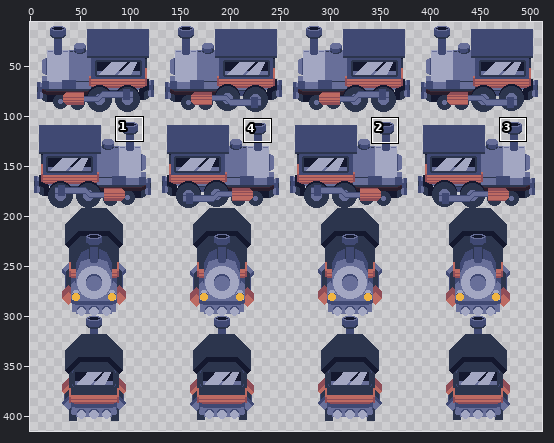
Sprite sheet -- Assets/Sprites/Train.png. Above, an overview of the earlier version with the close-up marked.
Close-up. As it was:
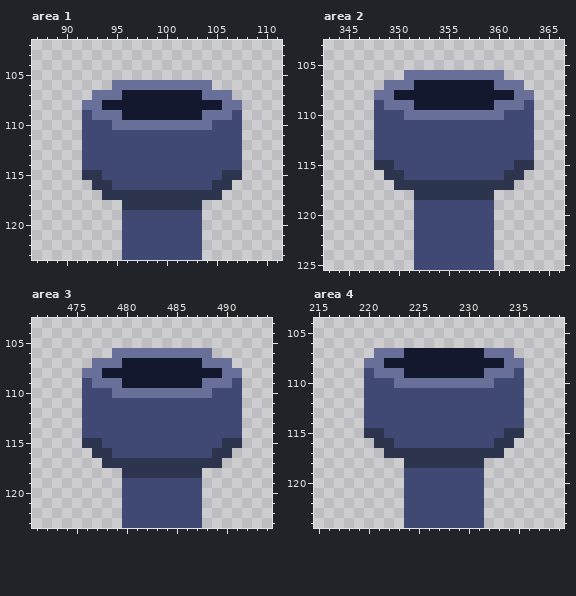
The file is 512x450 pixels. Shown: area 1: x 87..111, y 102..123; area 2: x 343..366, y 103..125; area 3: x 471..494, y 103..123; area 4: x 215..239, y 104..124. The wide view leaves out empty margins. The commit also changed other parts of the picture, which this record leaves out.
Once edited:
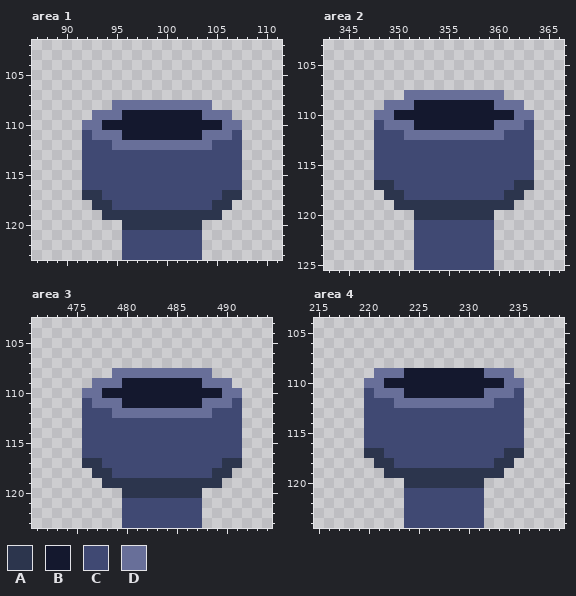
Palette (. is transparent): A #2c354d  B #14182e  C #404973  D #686f99
Changes in this commit:
Changed rows in their new state; - is an unchanged pixel.
Area 1:
first column x 92:
106 ---..........---
107 -..............-
108 ...DDDDDDDDDD...
109 .--------------.
110 DDBBBBBBBBBBBBDD
111 -DDDBBBBBBBBDDD-
112 ---DDDDDDDDDD---
115 CC------------CC
116 CCC----------CCC
117 AACCCCCCCCCCCCAA
118 -AACCCCCCCCCCAA-
119 --AAAAAAAAAAAA--
120 ----AAAAAAAA----
Area 2:
first column x 348:
106 ---..........---
107 -..............-
108 ...DDDDDDDDDD...
109 .--------------.
110 DDBBBBBBBBBBBBDD
111 -DDDBBBBBBBBDDD-
112 ---DDDDDDDDDD---
115 CC------------CC
116 CCC----------CCC
117 AACCCCCCCCCCCCAA
118 -AACCCCCCCCCCAA-
119 --AAAAAAAAAAAA--
120 ----AAAAAAAA----
Area 3:
first column x 476:
106 ---..........---
107 -..............-
108 ...DDDDDDDDDD...
109 .--------------.
110 DDBBBBBBBBBBBBDD
111 -DDDBBBBBBBBDDD-
112 ---DDDDDDDDDD---
115 CC------------CC
116 CCC----------CCC
117 AACCCCCCCCCCCCAA
118 -AACCCCCCCCCCAA-
119 --AAAAAAAAAAAA--
120 ----AAAAAAAA----
Area 4:
first column x 220:
107 -..............-
108 ................
109 .--------------.
110 DDBBBBBBBBBBBBDD
111 -DDDBBBBBBBBDDD-
112 ---DDDDDDDDDD---
115 CC------------CC
116 CCC----------CCC
117 AACCCCCCCCCCCCAA
118 -AACCCCCCCCCCAA-
119 --AAAAAAAAAAAA--
120 ----AAAAAAAA----
Boxes around the changes in both close-ups, in picture pixels (x1, y1, x2, y2):
changed: (82, 80, 242, 230)
changed: (374, 70, 534, 220)
changed: (82, 348, 242, 498)
changed: (364, 348, 524, 488)
